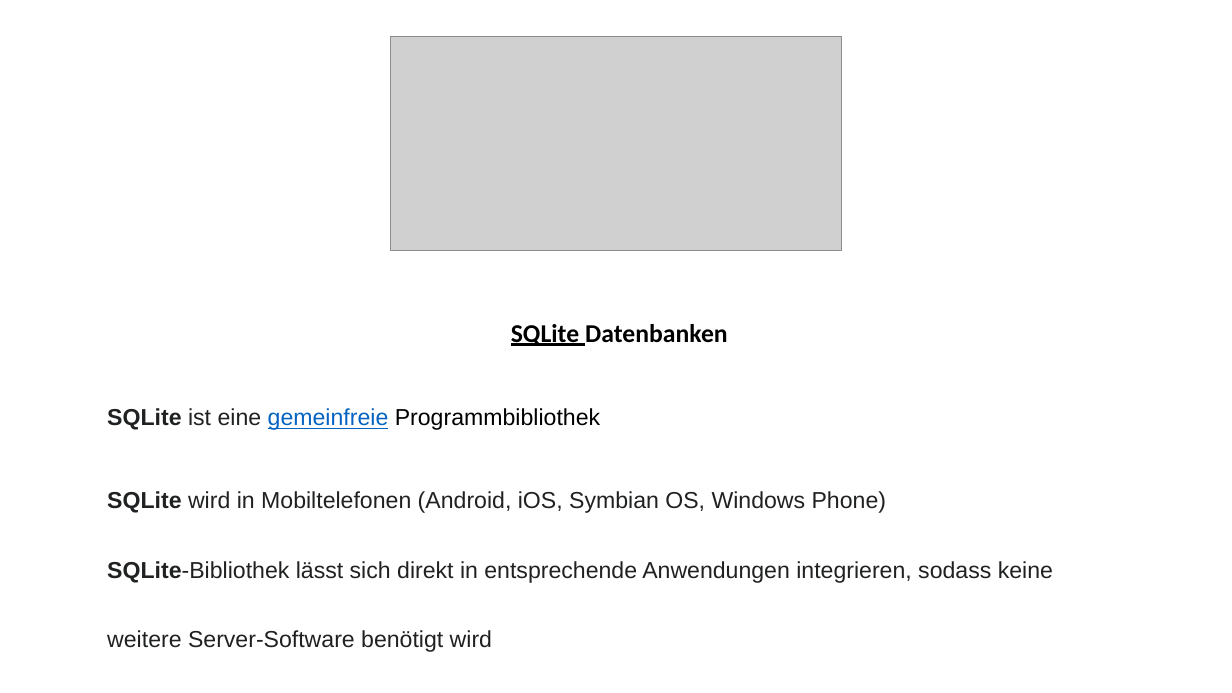
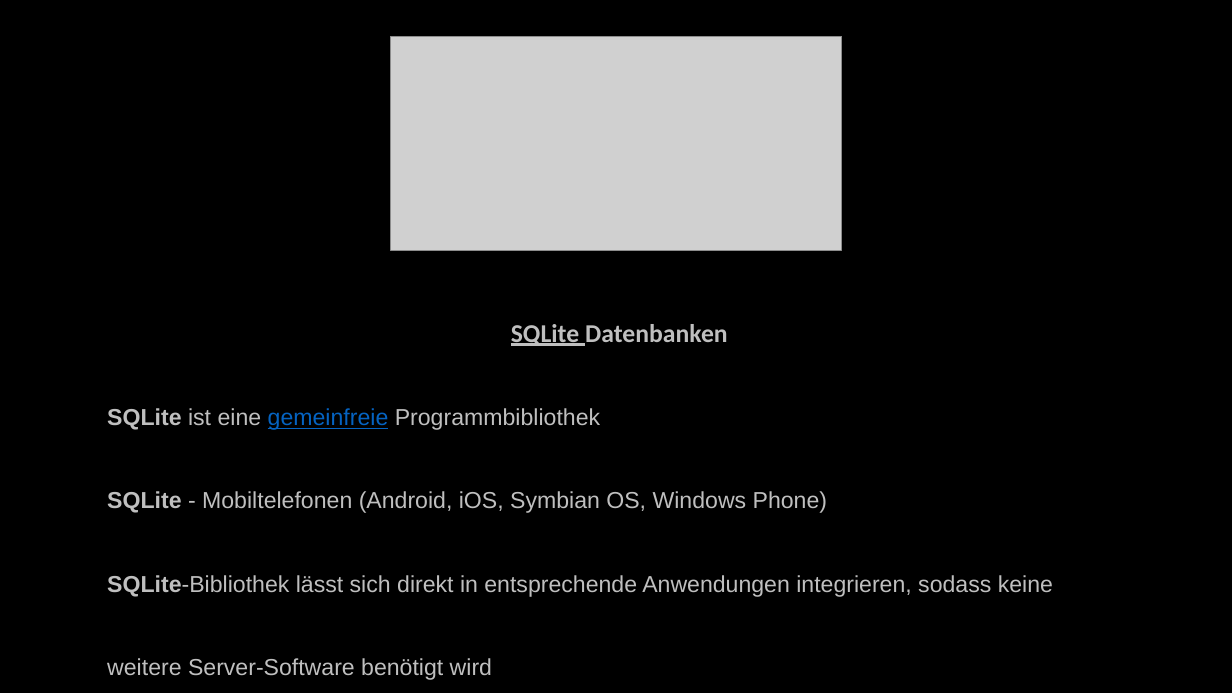
Before and after one commit to TarekAlbrijawi030/LFUP, a slide deck: slide 15 of LFÜP.pptx. Drawn at 1232x693 pixels with LibreOffice and Linux fonts; fonts in the diff are those of the drawing; grey boxes stand for pictures. Boxes give left, top, right and bottom in pixels: in the first picture for what was removed or moved away, otherwise in the second. Text is boxed around its words. In the diff, an @@ line names an element or a change of style, - is before the commit and + after.

```diff
--- a/LFÜP.pptx
+++ b/LFÜP.pptx
@@ rectangle added at (0,0,1232,693), fill #000000 @@
@@ text at (107,324,1053,680): text colour #000000 to #BFBFBF in "SQLite Datenbanken", "Programmbibliothek"; text colour #202122 to #BFBFBF in "SQLite ist eine", "SQLite-Bibliothek lässt sich direkt in entsprechende Anwendu ..."; line spacing 2.5 to 3 @@
@@ text at (107,491,827,513): text changed; text colour #202122 to #BFBFBF @@
-SQLite wird in Mobiltelefonen (Android, iOS, Symbian OS, Windows Phone)
+SQLite - Mobiltelefonen (Android, iOS, Symbian OS, Windows Phone)
```
Also in this commit, not shown: 9 other slides changed, 1 slide removed.
